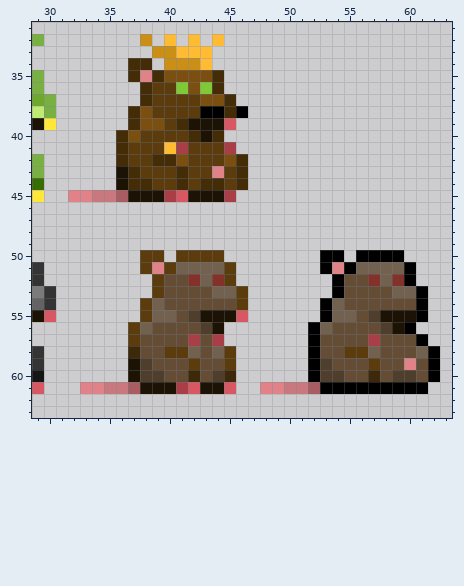
Two versions of one pixel-art file, Dimension Deck/Assets/Sprites/enemies/rat/Sprite-rats.ase. The picture above is the old version.
64x64 pixels, 1 frame. Colours within 5 levels of each other are drawn and written as one. Shown: x 29..63, y 31..63.
Now the later version:
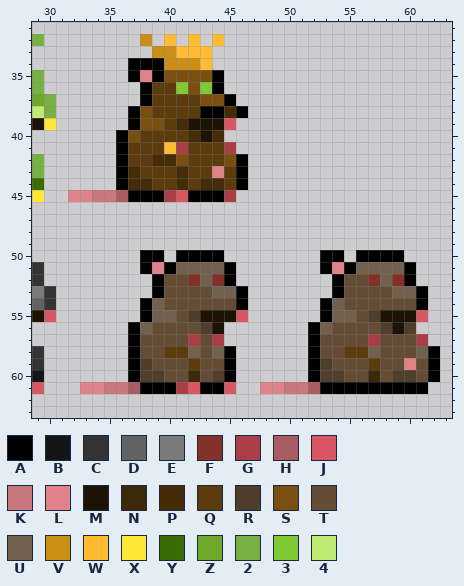
Palette (. is transparent): A #000000  B #151515  C #343434  D #636363  E #7b7b7b  F #833129  G #a93e46  H #a95c61  J #d95763  K #c9787e  L #e18289  M #1d1305  N #3d2809  P #442c07  Q #5c3c0d  R #4f3e2c  S #7a4f0f  T #654c35  U #736150  V #cc8f15  W #ffbb31  X #ffe737  Y #376d03  Z #6ea92c  2 #78b041  3 #7fc935  4 #beeb71
The exact change:
Layer "Layer 1":
The author put colour A in row 34 at x 39.
Colour M becomes colour A in rows 43 to 44 at x 36; in row 45 at x 37 to 39 and 42 to 44; in rows 59 to 60 at x 37; in row 61 at x 38 to 40 and 43 to 44.
Colour N becomes colour A in row 58 at x 37; in row 60 at x 45.
Colour P becomes colour A in row 34 at x 37 to 38; in row 35 at x 37, 39 and 44; in row 36 at x 38 and 44; in row 37 at x 38 and 45; in rows 38 to 39 at x 37; in rows 40 to 41 at x 36.
Colour P becomes colour A in row 42 at x 36 and 46; in rows 43 to 44 at x 46.
Colour Q becomes colour A in row 50 at x 38 to 39 and 41 to 44; in row 51 at x 38, 40 and 45; in row 52 at x 39 and 45; in row 53 at x 39 and 46; in row 54 at x 38 and 46; in row 55 at x 38.
Colour Q becomes colour A in rows 56 to 57 at x 37; in rows 58 to 59 at x 45.
Colour A becomes colour G in row 57 at x 61.
Colour A becomes colour J in row 55 at x 61.
Colour A becomes colour R in row 56 at x 60.
Where, in picture pixels (left, top, right, bottom), the same in both pictures:
changed: (116, 58, 248, 202)
changed: (128, 250, 248, 394)
changed: (404, 310, 428, 346)
